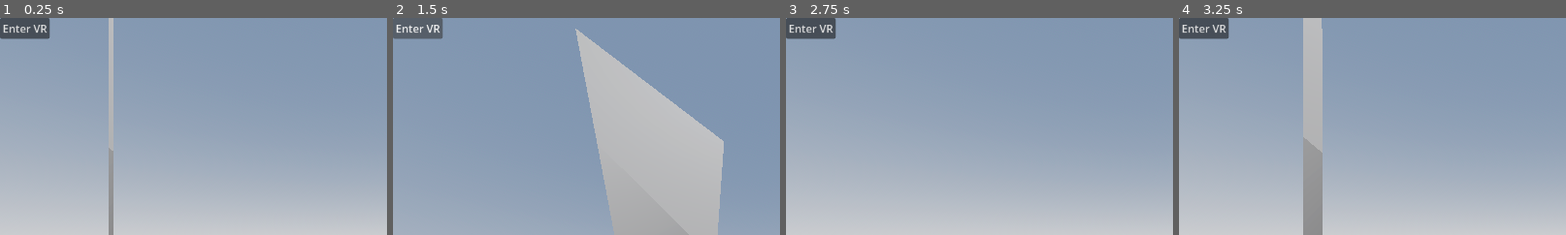
Above: before the commit, frames 1-4 (left to right).
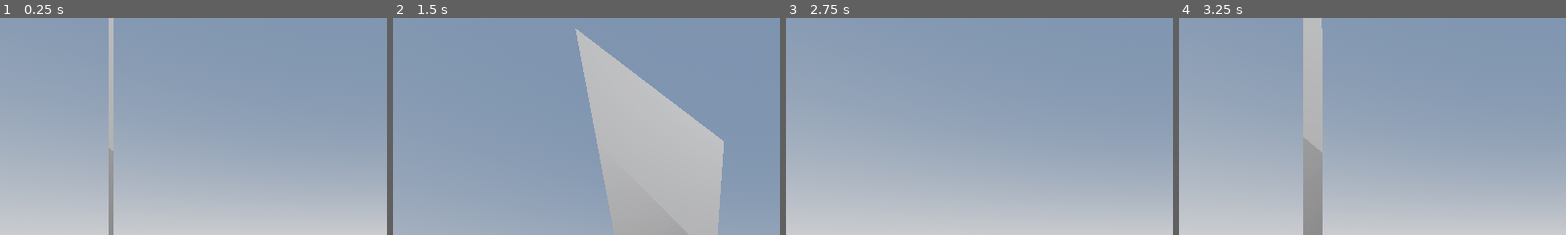
Above: after the commit, the same moments.

Repository: xMarcel17/rwr
Game: Godot game, scene res://main.tscn
Same seed, same stepped clock (60 frames per second), same inputs: the game is played once before the commit and once after it.
Inputs (mouse positions are % of the whole screen's width and height, from its top left):
- Up to frame 1 (0.25 s): no input
- Up to frame 2 (1.5 s): click (3, 2) at 0.5 s, where only the run before the commit has a clickable "Enter VR"; click (3, 2) at 1.25 s, where only the run before the commit has a clickable "Enter VR"
- Up to frame 3 (2.75 s): tap Enter at 2 s; move the mouse to (55, 50) at 2.02 s; hold W from 2.03 s (still down); tap 1 at 2.1 s; click (55, 50) at 2.17 s
- Up to frame 4 (3.25 s): keep holding W; tap Space at 2.75 s; move the mouse to (45, 50) at 2.77 s; tap 2 at 2.85 s
The pictures show only the part of the screen within x 0-50%, y 0-50%; the shares and areas given below are measured in that part.

The runs differ from the first frame. In frame 1, 1.2% of the frame differs, in the area x 0-13%, y 0-10%; in frame 2, 1.2%; in frame 3, 1.2%; in frame 4, 1.2%.
Error before the commit: Parse Error: Used tab character for indentation instead of space as used before in the file. (res://main.tscn::GDScript_7dm0k:10)

Commit message:
Dodano podłogę, oświetlenie i przeszkody z kolizjami + naprawa wcięć

Diff:
--- a/project_files/main.tscn
+++ b/project_files/main.tscn
@@ -13,35 +13,35 @@
 
   webxr_interface = XRServer.find_interface(\"WebXR\")
   if webxr_interface:
-	# WebXR uses a lot of asynchronous callbacks, so we connect to various
-	# signals in order to receive them.
-	webxr_interface.session_supported.connect(self._webxr_session_supported)
-	webxr_interface.session_started.connect(self._webxr_session_started)
-	webxr_interface.session_ended.connect(self._webxr_session_ended)
-	webxr_interface.session_failed.connect(self._webxr_session_failed)
-
-	webxr_interface.select.connect(self._webxr_on_select)
-	webxr_interface.selectstart.connect(self._webxr_on_select_start)
-	webxr_interface.selectend.connect(self._webxr_on_select_end)
-
-	webxr_interface.squeeze.connect(self._webxr_on_squeeze)
-	webxr_interface.squeezestart.connect(self._webxr_on_squeeze_start)
-	webxr_interface.squeezeend.connect(self._webxr_on_squeeze_end)
-
-	# This returns immediately - our _webxr_session_supported() method
-	# (which we connected to the \"session_supported\" signal above) will
-	# be called sometime later to let us know if it's supported or not.
-	webxr_interface.is_session_supported(\"immersive-vr\")
+    # WebXR uses a lot of asynchronous callbacks, so we connect to various
+    # signals in order to receive them.
+    webxr_interface.session_supported.connect(self._webxr_session_supported)
+    webxr_interface.session_started.connect(self._webxr_session_started)
+    webxr_interface.session_ended.connect(self._webxr_session_ended)
+    webxr_interface.session_failed.connect(self._webxr_session_failed)
+
+    webxr_interface.select.connect(self._webxr_on_select)
+    webxr_interface.selectstart.connect(self._webxr_on_select_start)
+    webxr_interface.selectend.connect(self._webxr_on_select_end)
+
+    webxr_interface.squeeze.connect(self._webxr_on_squeeze)
+    webxr_interface.squeezestart.connect(self._webxr_on_squeeze_start)
+    webxr_interface.squeezeend.connect(self._webxr_on_squeeze_end)
+
+    # This returns immediately - our _webxr_session_supported() method
+    # (which we connected to the \"session_supported\" signal above) will
+    # be called sometime later to let us know if it's supported or not.
+    webxr_interface.is_session_supported(\"immersive-vr\")
 
   $XROrigin3D/LeftController.button_pressed.connect(self._on_left_controller_button_pressed)
   $XROrigin3D/LeftController.button_released.connect(self._on_left_controller_button_released)
 
 func _webxr_session_supported(session_mode: String, supported: bool) -> void:
   if session_mode == 'immersive-vr':
-	if supported:
-	  $CanvasLayer.visible = true
-	else:
-	  OS.alert(\"Your browser doesn't support VR\")
+    if supported:
+      $CanvasLayer.visible = true
+    else:
+      OS.alert(\"Your browser doesn't support VR\")
 
 func _on_button_pressed() -> void:
   # We want an immersive VR session, as opposed to AR ('immersive-ar') or a
@@ -64,8 +64,8 @@
   # only know if it's really succeeded or failed when our
   # _webxr_session_started() or _webxr_session_failed() methods are called.
   if not webxr_interface.initialize():
-	OS.alert(\"Failed to initialize WebXR\")
-	return
+    OS.alert(\"Failed to initialize WebXR\")
+    return
 
 func _webxr_session_started() -> void:
   $CanvasLayer.visible = false
@@ -94,7 +94,7 @@
 func _process(_delta: float) -> void:
   var thumbstick_vector: Vector2 = $XROrigin3D/LeftController.get_vector2(\"thumbstick\")
   if thumbstick_vector != Vector2.ZERO:
-	print (\"Left thumbstick position: \" + str(thumbstick_vector))
+    print (\"Left thumbstick position: \" + str(thumbstick_vector))
 
 func _webxr_on_select(input_source_id: int) -> void:
   print(\"Select: \" + str(input_source_id))
Not shown, changed: docs/index.html
Not shown, changed: docs/index.pck
